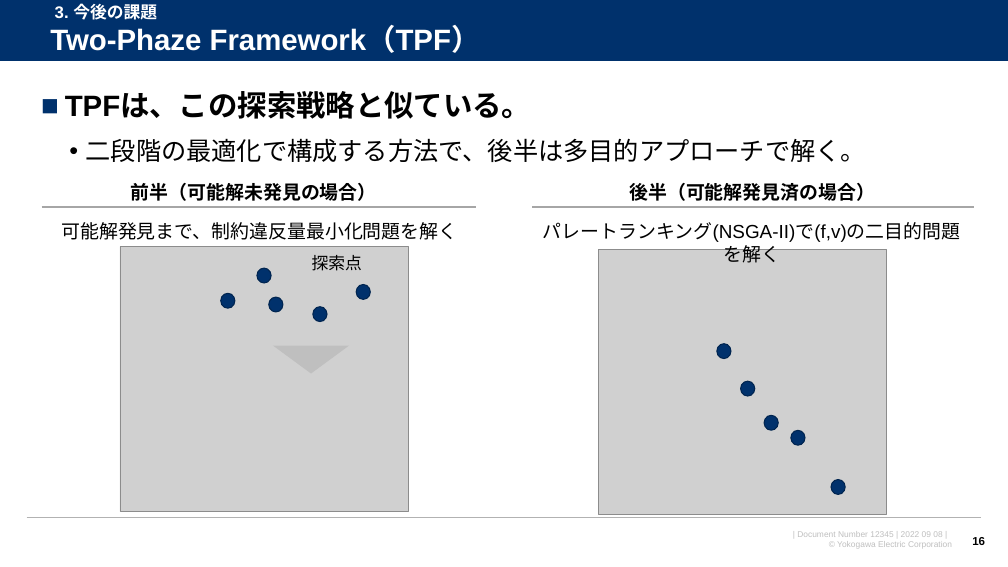
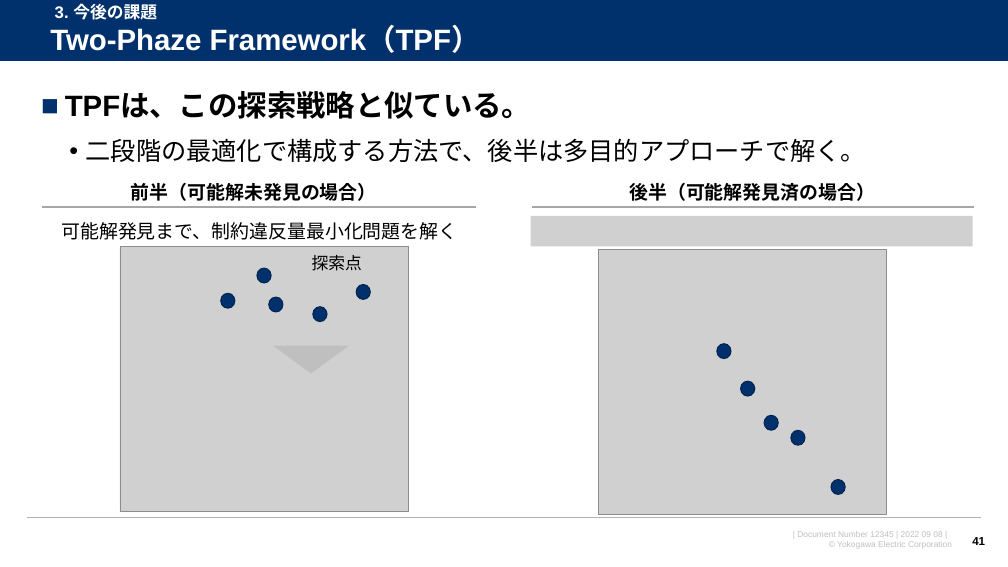
Before and after one commit to watarukumagai-git/opt, a slide deck: slide 41 of opt/220915_スケジューリング問題の検証_rev.0.pptx (slide 16 before the commit). Drawn at 1008x567 pixels with LibreOffice and Linux fonts; fonts in the diff are those of the drawing; grey boxes stand for pictures; background and template pictures are left out. Boxes give left, top, right and bottom in pixels: in the first picture for what was removed or moved away, otherwise in the second. Text is boxed around its words. In the diff, an @@ line names an element or a change of style, - is before the commit and + after.

```diff
--- a/opt/220915_スケジューリング問題の検証_rev.0.pptx
+++ b/opt/220915_スケジューリング問題の検証_rev.0.pptx
@@ picture added at box(531, 216, 973, 247) @@
@@ text removed at box(543, 222, 960, 263) @@
-パレートランキング(NSGA-II)で(f,v)の二目的問題を解く
@@ page number at box(972, 537, 985, 545): text changed @@
-16
+41
```
Also in this commit, not shown: 11 other slides changed, 6 slides added.
